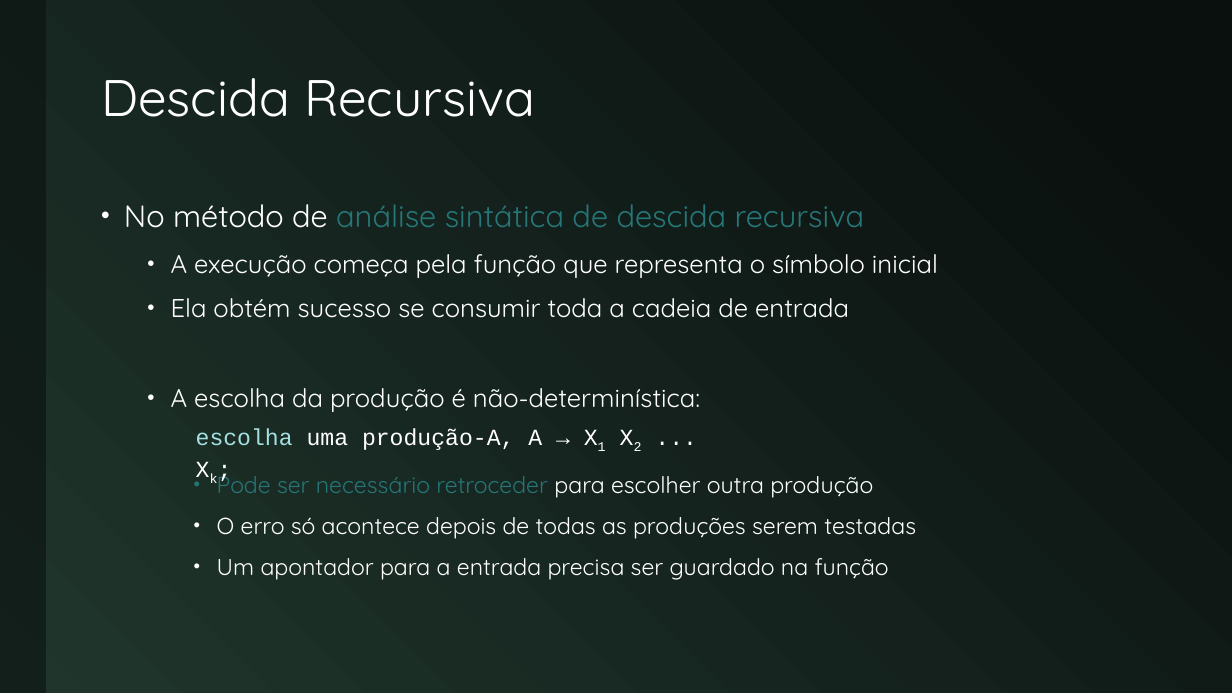
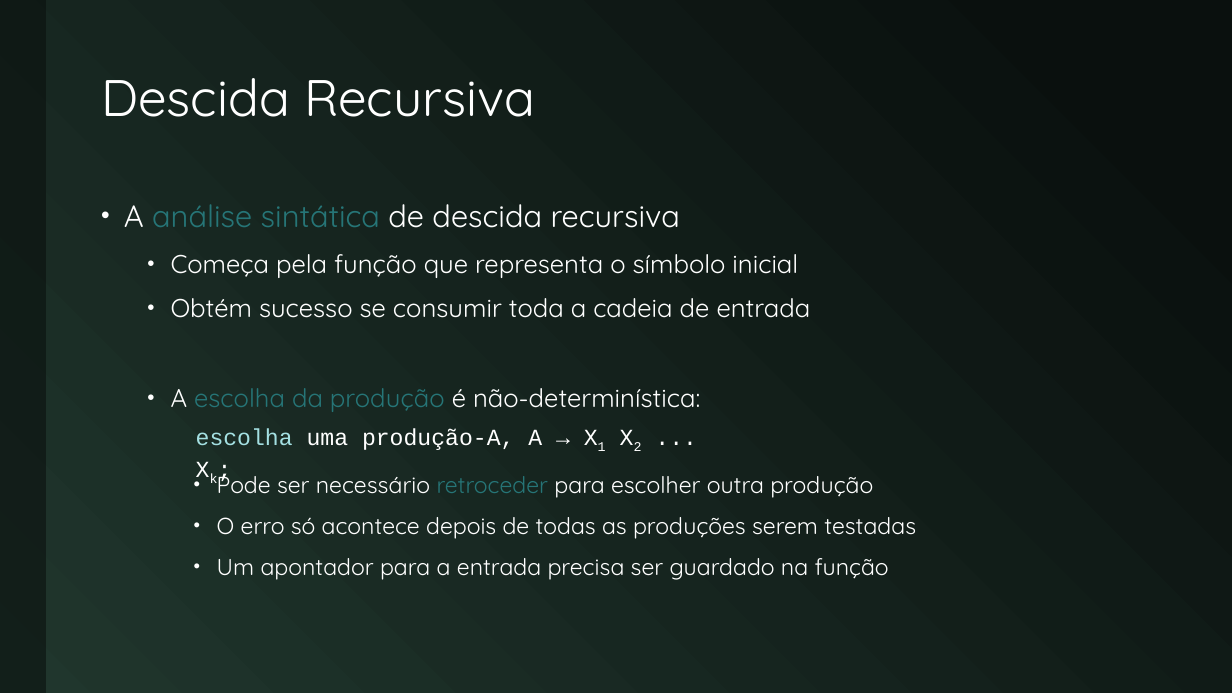
Before and after one commit to JudsonSS/Compiladores, a slide deck: slide 6 of Slides/21. Análise Descendente.pptx (slide 5 before the commit). Drawn at 1232x693 pixels with LibreOffice and Linux fonts; fonts in the diff are those of the drawing. Boxes give left, top, right and bottom in pixels: in the first picture for what was removed or moved away, otherwise in the second. Text is boxed around its words. In the diff, an @@ line names an element or a change of style, - is before the commit and + after.

```diff
--- a/Slides/21. Análise Descendente.pptx
+++ b/Slides/21. Análise Descendente.pptx
@@ text at (124, 204, 811, 318): text changed @@
-• No método de análise sintática de descida recursiva
-  • A execução começa pela função que representa o símbolo inicial
-  • Ela obtém sucesso se consumir toda a cadeia de entrada
+• A análise sintática de descida recursiva
+  • Começa pela função que representa o símbolo inicial
+  • Obtém sucesso se consumir toda a cadeia de entrada
@@ text at (171, 388, 873, 498): text colour #FFFFFF to #267577 in "escolha da produção"; text colour #267577 to #FFFFFF in "Pode ser necessário" @@
```
Also in this commit, not shown: 9 other slides changed, 3 slides added, 1 other file.
